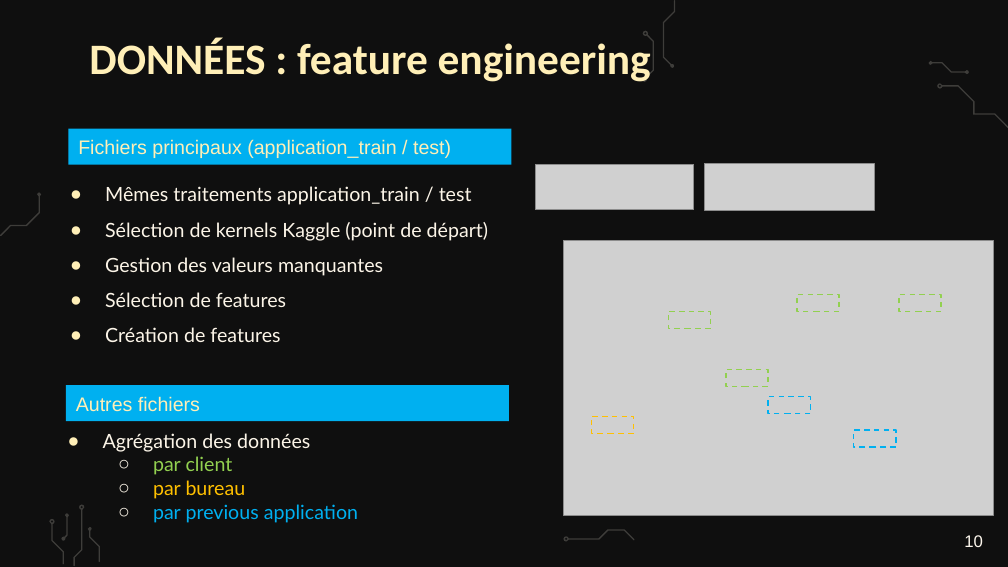
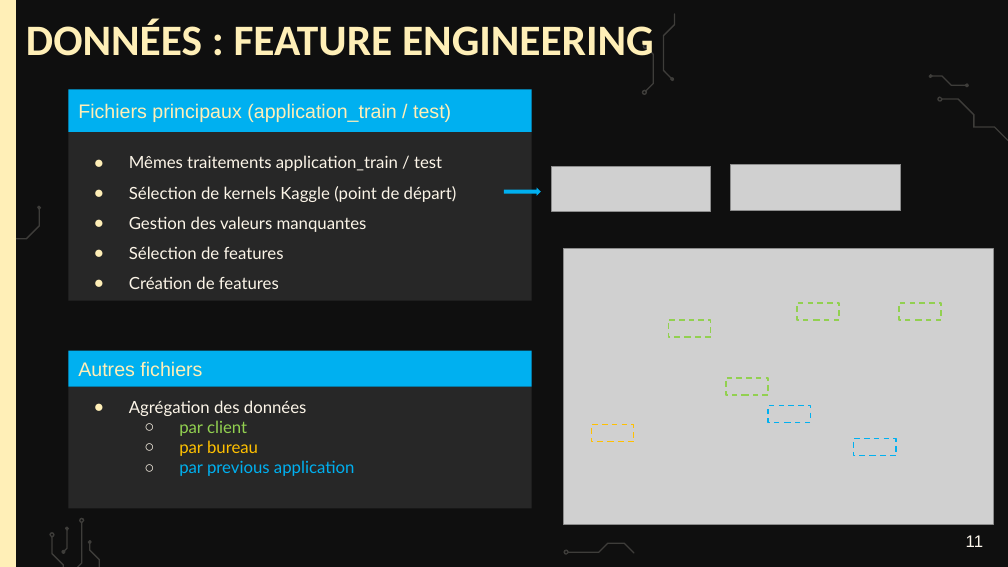
Before and after one commit to webew/api-oc-projet7, a slide deck: slide 11 of Fillion_Bertrand_6_presentation_022026.pptx (slide 10 before the commit). Drawn at 1008x567 pixels with LibreOffice and Linux fonts; fonts in the diff are those of the drawing; grey boxes stand for pictures; background and template pictures are left out. Boxes give left, top, right and bottom in pixels: in the first picture for what was removed or moved away, otherwise in the second. Text is boxed around its words. In the diff, an @@ line names an element or a change of style, - is before the commit and + after.

```diff
--- a/Fillion_Bertrand_6_presentation_022026.pptx
+++ b/Fillion_Bertrand_6_presentation_022026.pptx
@@ rectangle added at [0,0,16,566], fill #FFEFB7 @@
@@ title at [26,19,654,66]: text changed @@
-DONNÉES : feature engineering
+DONNÉES : FEATURE ENGINEERING
@@ rectangle "Fichiers principaux (application_train / test)": place and size @@
-rectangle "Fichiers principaux (application_train / test)" at [69,129,512,165]
+rectangle "Fichiers principaux (application_train / test)" at [69,90,532,132]
@@ subtitle "Mêmes traitements application_train / test": place and size @@
-subtitle "Mêmes traitements application_train / test" at [105,186,489,342]
+subtitle "Mêmes traitements application_train / test" at [69,132,532,300]
@@ subtitle "Mêmes traitements application_train / test" at [69,132,532,300]: size 14 to 12 pt; fill none to #272727 @@
@@ picture: place and size @@
-picture at [535,164,694,210]
+picture at [552,166,711,212]
@@ picture: place and size @@
-picture at [705,164,875,211]
+picture at [731,164,901,211]
@@ right arrow added at [504,187,541,196], fill #00B0F0 @@
@@ 7 rectangles, 1 picture: place and size @@
-7 rectangles, 1 picture at [563,240,993,516]
+7 rectangles, 1 picture at [563,249,993,525]
@@ rectangle "Autres fichiers": place and size @@
-rectangle "Autres fichiers" at [66,385,509,421]
+rectangle "Autres fichiers" at [69,351,532,387]
@@ rectangle "Agrégation des données" at [69,387,532,509]: size 14 to 12 pt; fill none to #272727 @@
@@ rectangle "Agrégation des données": place and size @@
-rectangle "Agrégation des données" at [103,433,358,523]
+rectangle "Agrégation des données" at [69,387,532,509]
@@ 10 freeform shapes: place and size @@
-10 freeform shapes at [0,0,1008,566]
+10 freeform shapes at [0,13,1008,567]
@@ page number at [966,535,983,547]: text changed @@
-10
+11
```
Also in this commit, not shown: 26 other slides changed, 3 slides added.
